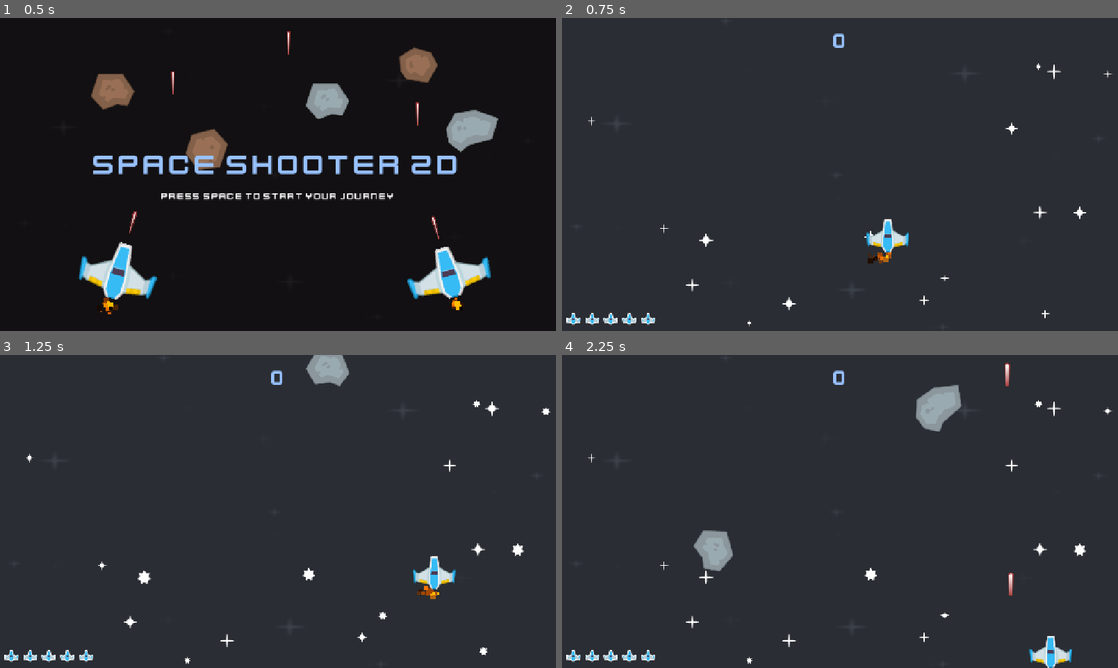
Above: before the commit, frames 1-4 (two rows, left to right).
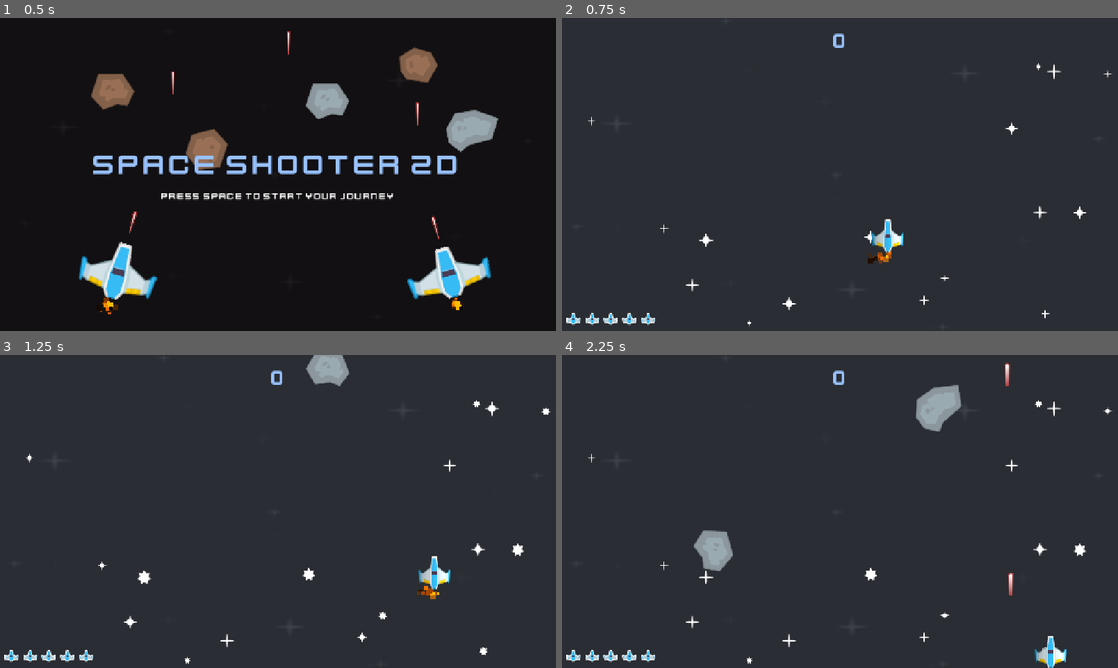
Above: after the commit, the same moments.

Repository: FrancescoRom/GodotSpacegame
Game: Godot game, scene res://scenes/start_screen.tscn
The game is run twice, just before and just after one commit, with the same random seed, the same clock (stepped at 60 frames per second) and the same inputs.
Inputs:
- Up to frame 1 (0.5 s): no input
- Up to frame 2 (0.75 s): tap Space (shoot) at 0.5 s; hold D (right) from 0.53 s (still down); hold Space (shoot) from 0.53 s (still down)
- Up to frame 3 (1.25 s): keep holding D (right); keep holding Space (shoot)
- Up to frame 4 (2.25 s): release D (right) at 1.28 s; release Space (shoot) at 1.28 s; hold S (down) 1.28-2.03 s; tap Space (shoot) at 1.35 s; hold D (right) from 2.03 s (still down); hold Space (shoot) from 2.03 s (still down)

Frame 1 is identical in both runs. In frame 2, 0.3% of the frame differs, in the area x 54-63%, y 64-75%; in frame 3, 0.3%; in frame 4, 0.3%.

Commit message:
added tilting to space ship

Diff:
--- a/project.godot
+++ b/project.godot
@@ -10,10 +10,10 @@
 
 [application]
 
-config/name="spaceinvaders"
+config/name="Space Shooter 2D"
 run/main_scene="uid://dxq5rejpbdmup"
 config/features=PackedStringArray("4.7", "Forward Plus")
-config/icon="res://icon.svg"
+config/icon="uid://sk304mdh16j5"
 
 [autoload]
 
--- /dev/null
+++ b/scenes/player.gdshader
@@ -0,0 +1,19 @@
+shader_type canvas_item;
+
+uniform float bank : hint_range(-1.0, 1.0) = 0.0;
+
+void vertex() {
+	// compress wing slightly
+	VERTEX.x *= 1.0 - abs(bank) * 0.25;
+}
+
+
+void fragment() {
+	vec4 color = texture(TEXTURE, UV);
+
+	// darken one wing and brighten other
+	float side = (UV.x - 0.5) * 2.0;
+	color.rgb *= 1.0 + side * bank * 0.25;
+
+	COLOR = color;
+}
--- a/scenes/player.tscn
+++ b/scenes/player.tscn
@@ -2,6 +2,7 @@
 
 [ext_resource type="Texture2D" uid="uid://sk304mdh16j5" path="res://SpaceShooterRedux/PNG/playerShip1_blue.png" id="1_4flbx"]
 [ext_resource type="Script" uid="uid://dyx3f38lfrh8r" path="res://scripts/player.gd" id="1_onrkg"]
+[ext_resource type="Shader" uid="uid://2p7a1c4j4x57" path="res://scenes/player.gdshader" id="2_dqkch"]
 [ext_resource type="AudioStream" uid="uid://dtsll1helk8wt" path="res://SpaceShooterRedux/Bonus/sfx_laser2.ogg" id="3_qhqgy"]
 
 [sub_resource type="CurveTexture" id="CurveTexture_smehm"]
@@ -26,6 +27,10 @@
 emission_curve = SubResource("CurveTexture_ur7pv")
 anim_speed_max = 10.84
 
+[sub_resource type="ShaderMaterial" id="ShaderMaterial_qhqgy"]
+shader = ExtResource("2_dqkch")
+shader_parameter/bank = 0.0
+
 [node name="Player" type="CharacterBody2D" unique_id=1969054748]
 collision_mask = 6
 script = ExtResource("1_onrkg")
@@ -37,6 +42,7 @@
 process_material = SubResource("ParticleProcessMaterial_qlg0r")
 
 [node name="PlayerImage" type="Sprite2D" parent="." unique_id=1783676117]
+material = SubResource("ShaderMaterial_qhqgy")
 texture = ExtResource("1_4flbx")
 
 [node name="CollisionShape2D" type="CollisionPolygon2D" parent="." unique_id=1345742907]
--- a/scripts/player.gd
+++ b/scripts/player.gd
@@ -1,6 +1,7 @@
 extends CharacterBody2D
 
 @export var speed := 500
+var bank: float = 0.0
 
 signal laser(pos)
 var can_shoot: bool = true
@@ -10,8 +11,13 @@
 	position = Vector2(650, 500)
 
 # Called every frame. 'delta' is the elapsed time since the previous frame.
-func _process(_delta: float) -> void:
+func _process(delta: float) -> void:
 	var direction = Input.get_vector("left", "right", "up", "down")
+	var target_bank = direction.x
+
+	bank = move_toward(bank, target_bank, 5.0 * delta)
+	$PlayerImage.material.set_shader_parameter("bank", bank)
+
 	velocity = direction * speed
 	move_and_slide()
 
Not shown, added: export_presets.cfg
Not shown, added: scenes/player.gdshader.uid
